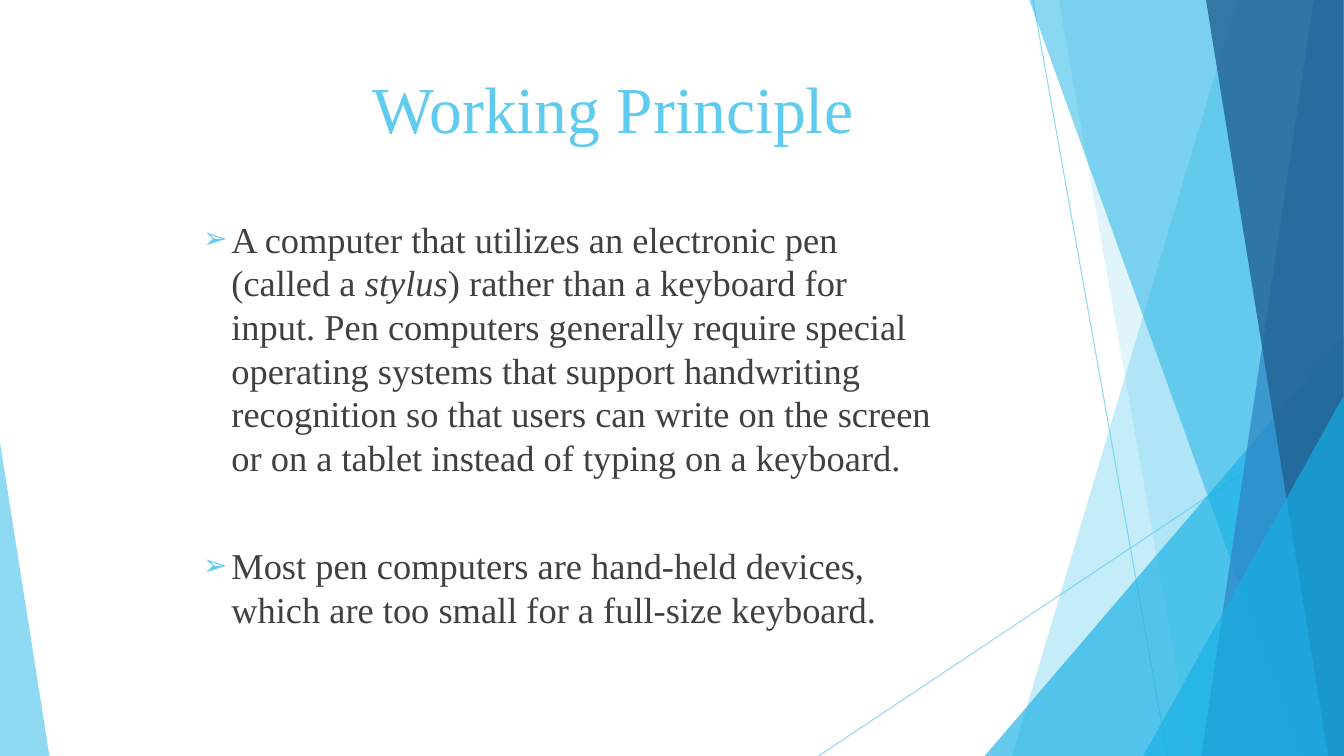
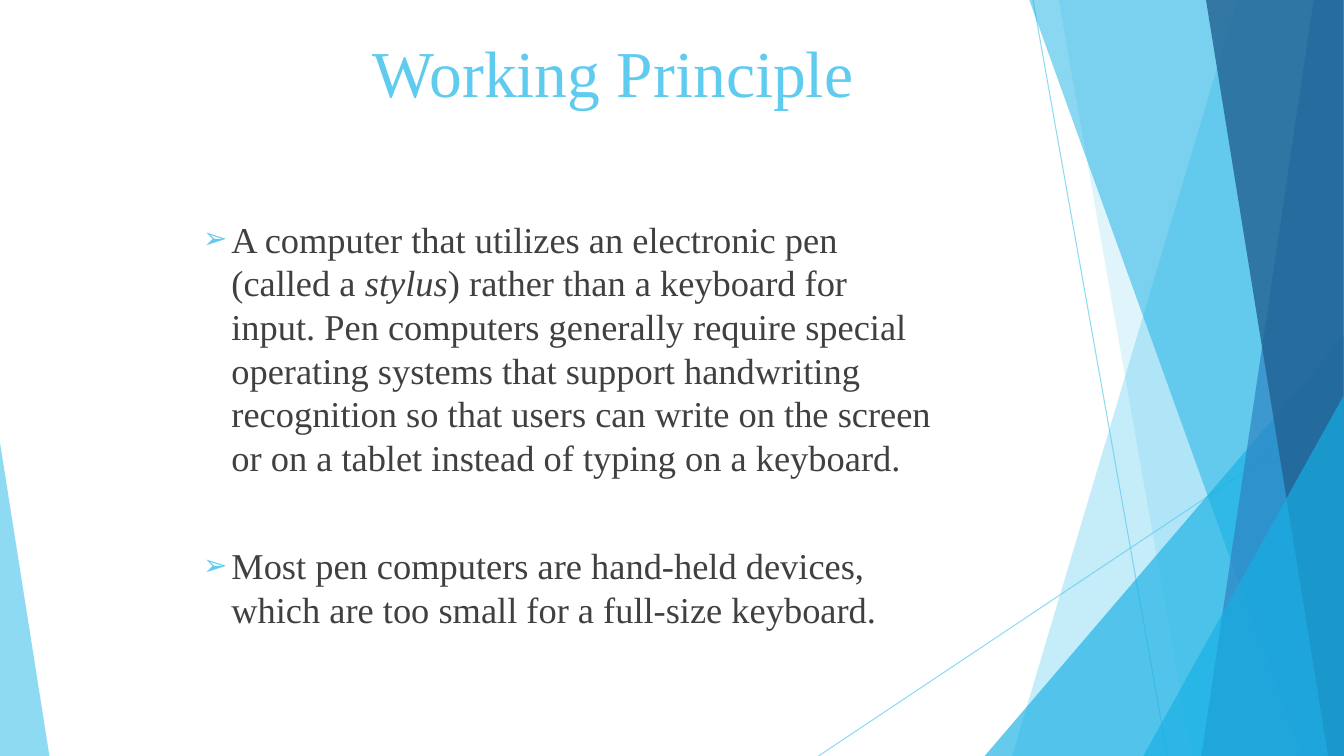
Before and after one commit to Vaibhav-Dharmik/project_reports_final_yr, a slide deck: slide 6 of final_submission_ppt.pptx. Drawn at 1344x756 pixels with LibreOffice and Linux fonts; fonts in the diff are those of the drawing. Boxes give left, top, right and bottom in pixels: in the first picture for what was removed or moved away, otherwise in the second. Text is boxed around its words. In the diff, an @@ line names an element or a change of style, - is before the commit and + after.

```diff
--- a/final_submission_ppt.pptx
+++ b/final_submission_ppt.pptx
@@ text "Working Principle": place and size @@
-text "Working Principle" at (373,87,853,146)
+text "Working Principle" at (373,51,853,111)
```
Also in this commit, not shown: 3 other slides changed.
